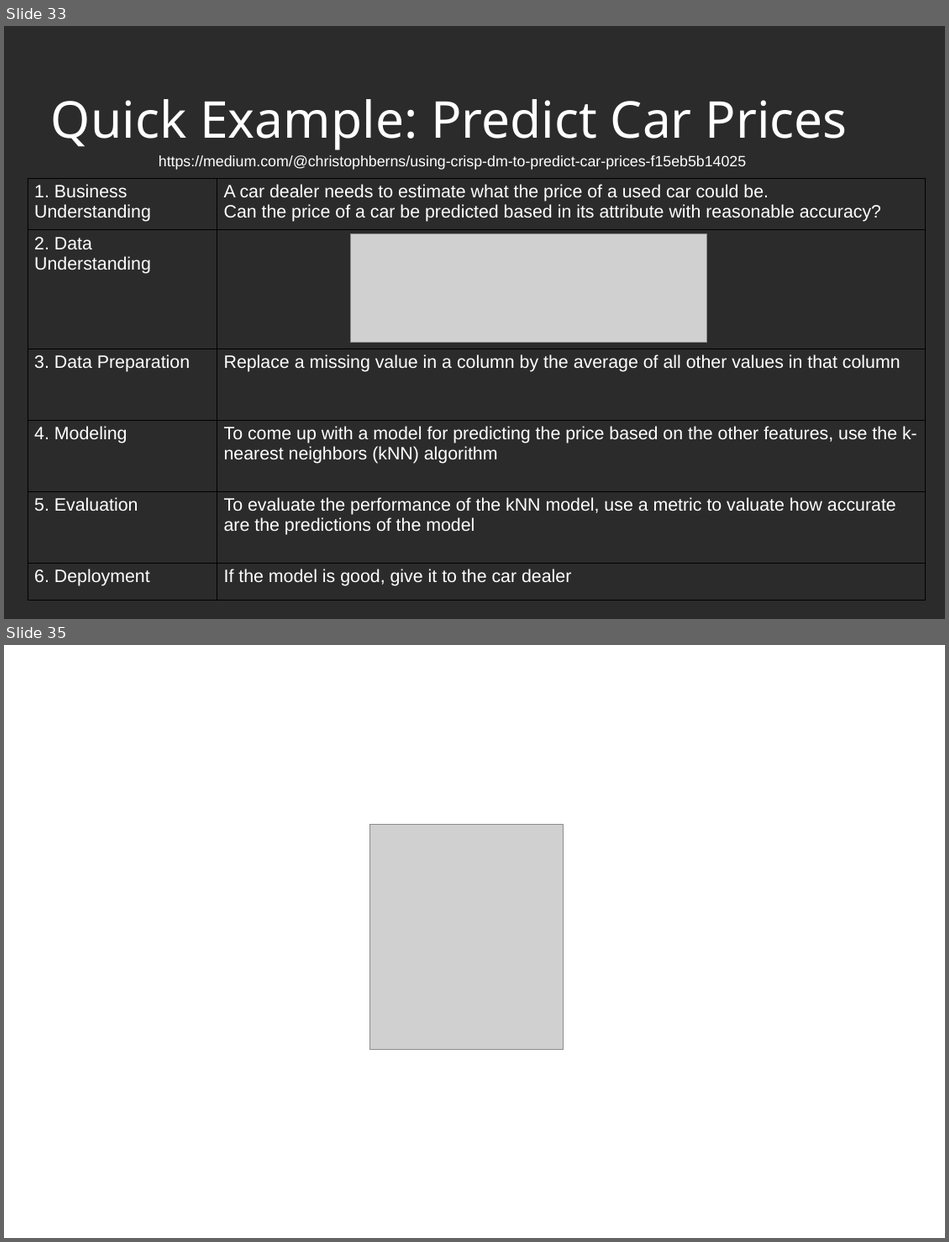
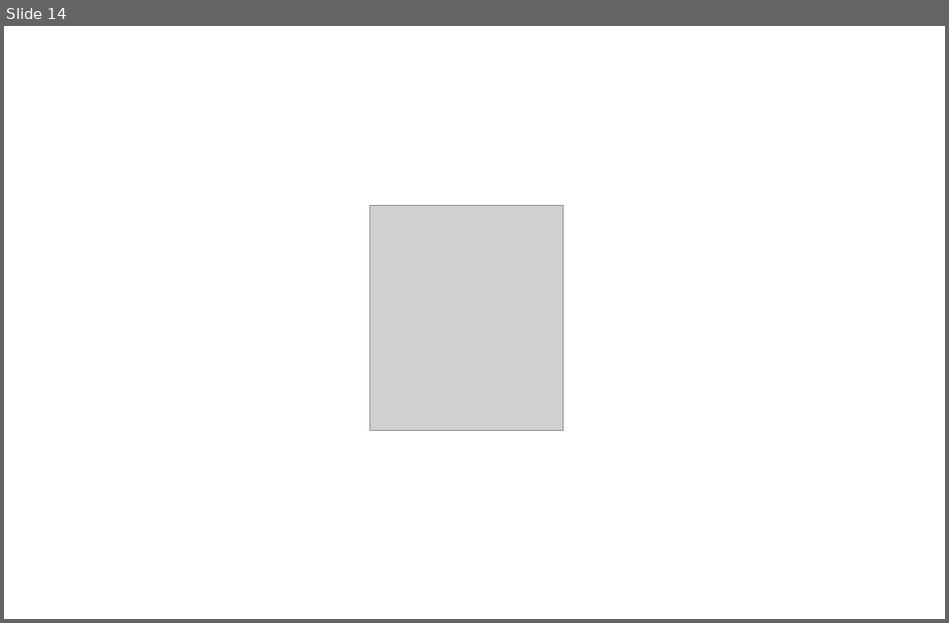
Before and after one commit to PabloMosUU/UssPython, a slide deck: LectureNotes/Unit3.3/Unit3.3 Advanced Pandas presentation.odp. Shown one above the other, each under a label of ours: slides 33 and 35 before the commit, slide 14 after it; the slides between them are not shown. The pictures are 949x1242 and 949x623 pixels, drawn with LibreOffice and Linux fonts; fonts in the diff are those of the drawing; grey boxes stand for pictures; background and template pictures are left out; a plain dark background stands for a picture behind light text. Boxes give left, top, right and bottom in pixels: in the first picture for what was removed or moved away, otherwise in the second. Text is boxed around its words. In the diff, an @@ line names an element or a change of style, - is before the commit and + after.

```diff
--- a/LectureNotes/Unit3.3/Unit3.3 Advanced Pandas presentation.odp
+++ b/LectureNotes/Unit3.3/Unit3.3 Advanced Pandas presentation.odp
@@ slide 33 removed at bbox=[4, 26, 945, 619], background picture (left out) @@
@@ title removed at bbox=[51, 99, 847, 150] @@
-Quick Example: Predict Car Prices
@@ text removed at bbox=[159, 155, 746, 197] @@
-https://medium.com/@christophberns/using-crisp-dm-to-predict-car-prices-f15eb5b14025
@@ table removed at bbox=[28, 178, 925, 600], 6 rows, 2 columns @@
-1. Business Understanding | A car dealer needs to estimate what the price of a used car could be. / Can the price of a car be predicted based in its attribute with reasonable accuracy?
-2. Data Understanding | 
-3. Data Preparation | Replace a missing value in a column by the average of all other values in that column
-4. Modeling | To come up with a model for predicting the price based on the other features, use the k-nearest neighbors (kNN) algorithm
-5. Evaluation | To evaluate the performance of the kNN model, use a metric to valuate how accurate are the predictions of the model
-6. Deployment | If the model is good, give it to the car dealer
@@ picture removed at bbox=[350, 234, 707, 342] @@
@@ what was slide 35 is now slide 14 @@
```
Also in this commit, not shown: 2 slides changed, 1 slide added, 23 other slides removed.
